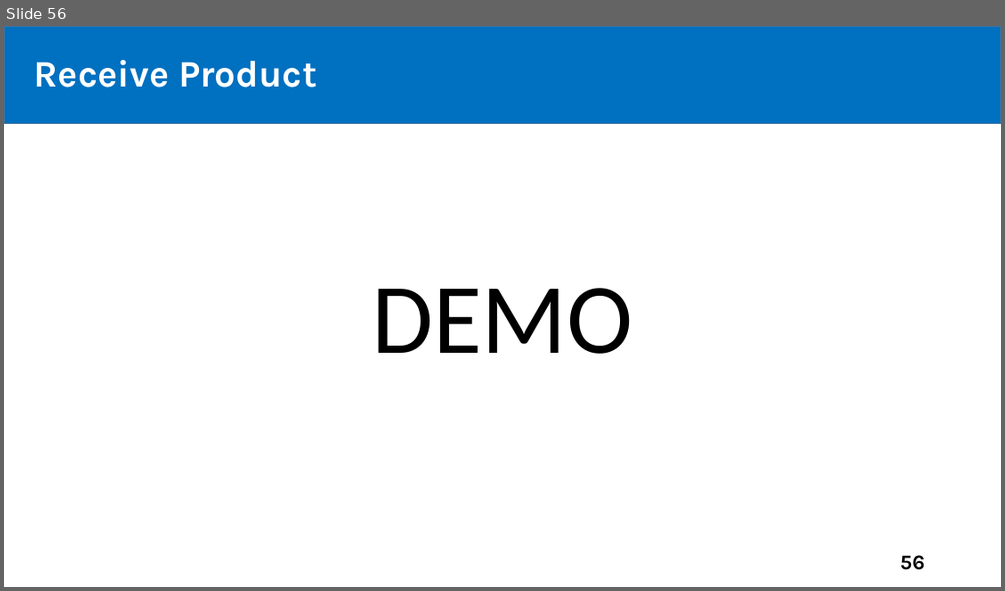
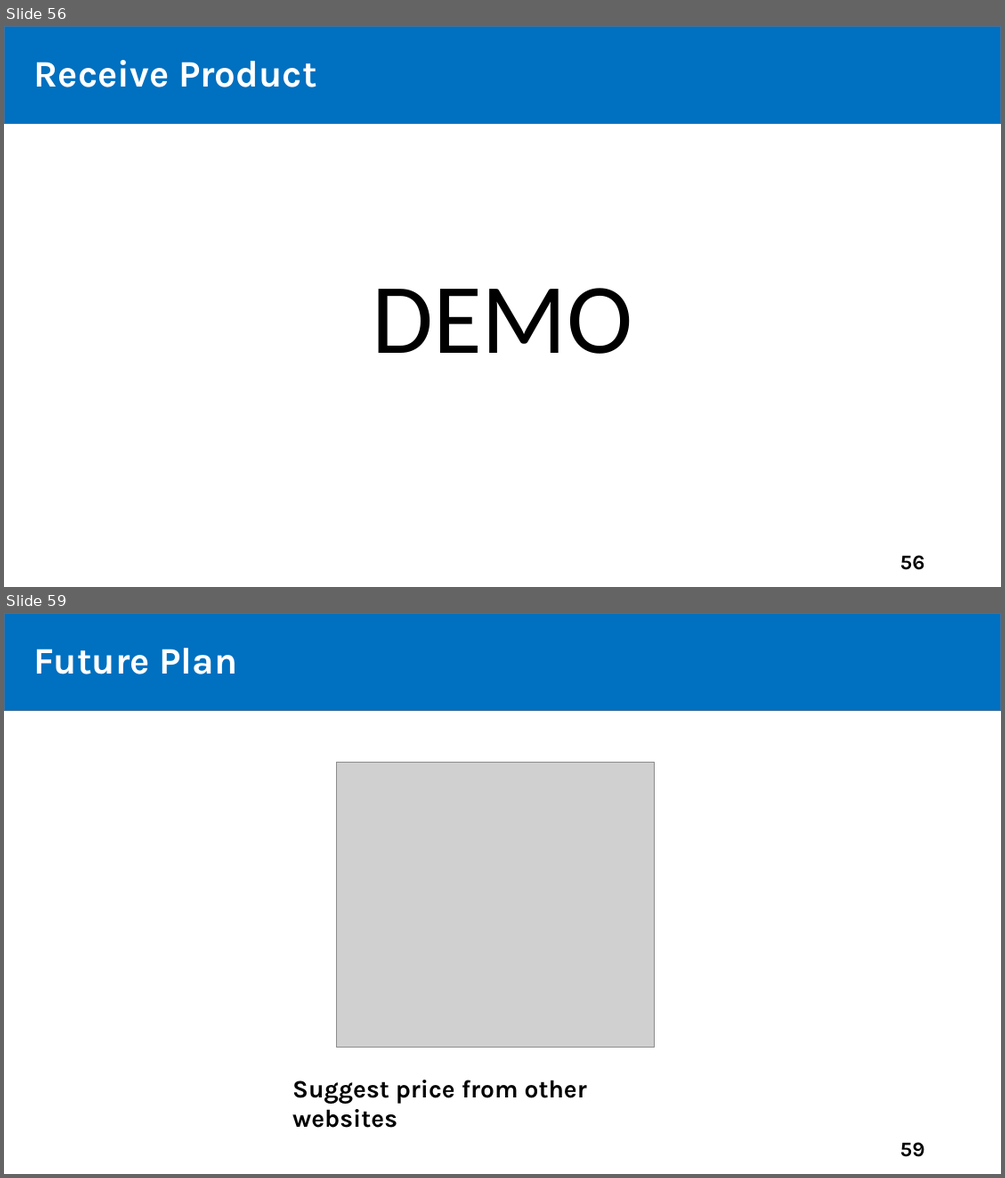
Before and after one commit to tiendan3108/CP, a slide deck: Source/Presentation/PreFinalPresentation.pptx. Shown one above the other, each under a label of ours: slide 56 before the commit, slides 56 and 59 after it; the slides between them are not shown. The pictures are 1005x591 and 1005x1178 pixels, drawn with LibreOffice and Linux fonts; fonts in the diff are those of the drawing; grey boxes stand for pictures. Boxes give left, top, right and bottom in pixels: in the first picture for what was removed or moved away, otherwise in the second. Text is boxed around its words. In the diff, an @@ line names an element or a change of style, - is before the commit and + after.

```diff
--- a/Source/Presentation/PreFinalPresentation.pptx
+++ b/Source/Presentation/PreFinalPresentation.pptx
@@ slide 59 added at <box>4,613,1001,1174</box>, background #FFFFFF @@
@@ rectangle added at <box>4,613,1001,710</box>, fill #0070C0, outline #43739E 1 pt @@
@@ text added at <box>34,648,237,674</box>, 36 pt, text #FFFFFF, bold @@
+Future Plan
@@ title added at <box>61,651,220,674</box>, 44 pt, text #FFFFFF, bold @@
+Outline
@@ picture added at <box>337,762,655,1047</box> @@
@@ text added at <box>292,1079,587,1127</box>, 24 pt, text #000000, bold @@
+Suggest price from other websites
@@ page number added at <box>900,1142,925,1157</box>, 20 pt, text #000000, bold @@
+59
```
Also in this commit, not shown: 2 slides changed, 3 other slides added.
